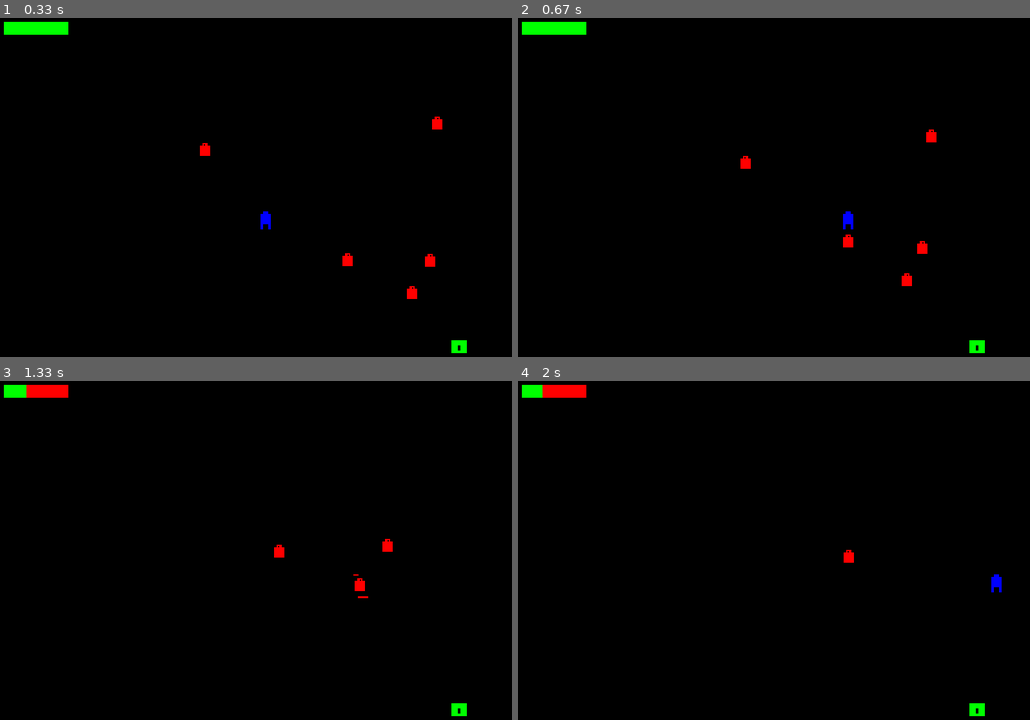
Above: before the commit, frames 1-4 (two rows, left to right).
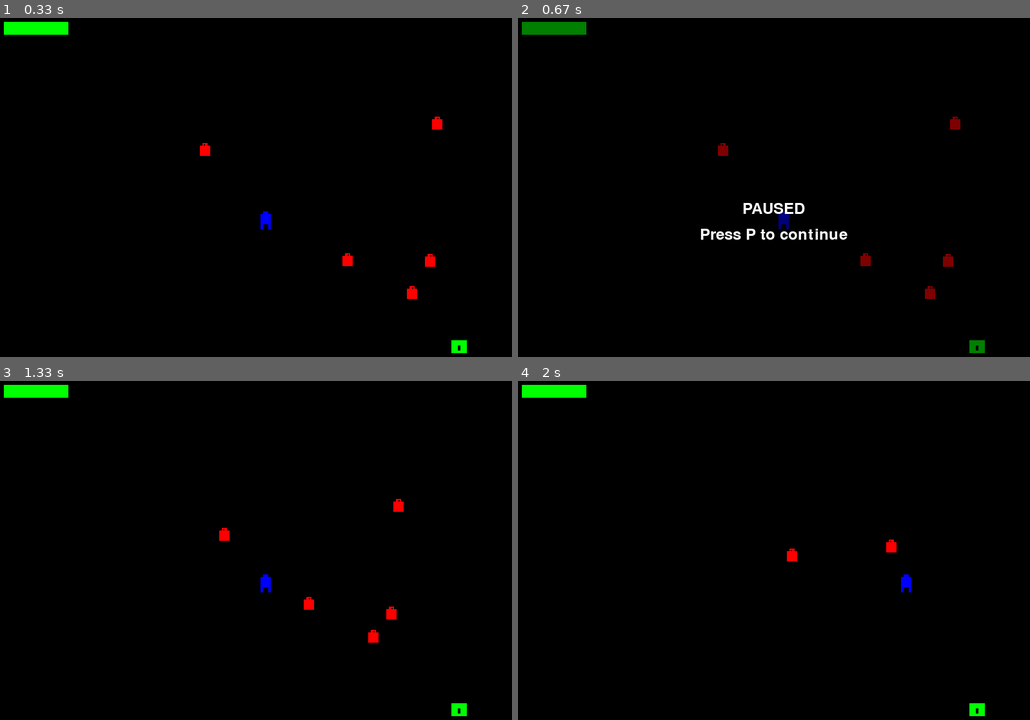
Above: after the commit, the same moments.

Repository: ealemank/cursor-hello-world
Game: pygame game, started from zelda_game.py
Same seed, same stepped clock (60 frames per second), same inputs: the game is played once before the commit and once after it.
Inputs:
- Up to frame 1 (0.33 s): no input
- Up to frame 2 (0.67 s): hold P from 0.33 s (still down); hold D from 0.33 s (still down)
- Up to frame 3 (1.33 s): release P at 0.8 s; release D at 0.8 s; hold P 0.83-1.3 s
- Up to frame 4 (2 s): hold Space 1.33-1.8 s; hold D 1.33-1.8 s; hold D from 1.83 s (still down); tap Space at 1.9 s

Frame 1 is identical in both runs. In frame 2, 2.1% of the frame differs, in the area x 0-92%, y 1-99%; in frame 3, 1.0%; in frame 4, 0.7%.

Commit message:
Add pause functionality with visual menu

Diff:
--- a/zelda_game.py
+++ b/zelda_game.py
@@ -32,6 +32,11 @@
 RED = (255, 0, 0)
 BLUE = (0, 0, 255)
 GREEN = (0, 255, 0)
+GRAY = (128, 128, 128)
+
+# Fonts
+pygame.font.init()
+FONT = pygame.font.Font(None, 36)
 
 # Load images
 def load_image(name, scale=2):
@@ -156,6 +161,7 @@
         pygame.display.set_caption("Zelda-like Dungeon")
         self.clock = pygame.time.Clock()
         self.running = True
+        self.paused = False
         self.setup_game()
         logger.info("Game initialized successfully")
 
@@ -189,19 +195,26 @@
                 logger.info("Quit event received")
                 self.running = False
             elif event.type == pygame.KEYDOWN:
-                if event.key == pygame.K_SPACE:
+                if event.key == pygame.K_SPACE and not self.paused:
                     logger.debug("Space key pressed - player attacking")
                     self.player.attack()
-
-        # Get keyboard state
-        keys = pygame.key.get_pressed()
-        dx = keys[pygame.K_d] - keys[pygame.K_a]
-        dy = keys[pygame.K_s] - keys[pygame.K_w]
-        if dx != 0 or dy != 0:
-            logger.debug(f"Player movement: dx={dx}, dy={dy}")
-        self.player.move(dx, dy)
+                elif event.key == pygame.K_p:
+                    self.paused = not self.paused
+                    logger.info(f"Game {'paused' if self.paused else 'unpaused'}")
+
+        if not self.paused:
+            # Get keyboard state
+            keys = pygame.key.get_pressed()
+            dx = keys[pygame.K_d] - keys[pygame.K_a]
+            dy = keys[pygame.K_s] - keys[pygame.K_w]
+            if dx != 0 or dy != 0:
+                logger.debug(f"Player movement: dx={dx}, dy={dy}")
+            self.player.move(dx, dy)
 
     def check_collisions(self):
+        if self.paused:
+            return
+
         # Check sword attacks
         if self.player.attacking:
             for enemy in self.enemies:
@@ -225,11 +238,12 @@
             self.running = False
 
     def update(self):
-        self.all_sprites.update(self.player)
-        if self.player.attack_cooldown > 0:
-            self.player.attack_cooldown -= 1
-        if self.player.attack_cooldown <= 0:
-            self.player.attacking = False
+        if not self.paused:
+            self.all_sprites.update(self.player)
+            if self.player.attack_cooldown > 0:
+                self.player.attack_cooldown -= 1
+            if self.player.attack_cooldown <= 0:
+                self.player.attacking = False
 
     def draw(self):
         self.screen.fill(BLACK)
@@ -238,6 +252,24 @@
         # Draw health bar
         pygame.draw.rect(self.screen, RED, (10, 10, 100, 20))
         pygame.draw.rect(self.screen, GREEN, (10, 10, self.player.health, 20))
+
+        # Draw pause menu if game is paused
+        if self.paused:
+            # Create semi-transparent overlay
+            overlay = pygame.Surface((WINDOW_WIDTH, WINDOW_HEIGHT))
+            overlay.fill(BLACK)
+            overlay.set_alpha(128)
+            self.screen.blit(overlay, (0, 0))
+
+            # Draw pause text
+            pause_text = FONT.render("PAUSED", True, WHITE)
+            text_rect = pause_text.get_rect(center=(WINDOW_WIDTH/2, WINDOW_HEIGHT/2))
+            self.screen.blit(pause_text, text_rect)
+
+            # Draw instructions
+            instruction_text = FONT.render("Press P to continue", True, WHITE)
+            instruction_rect = instruction_text.get_rect(center=(WINDOW_WIDTH/2, WINDOW_HEIGHT/2 + 40))
+            self.screen.blit(instruction_text, instruction_rect)
 
         pygame.display.flip()
 
